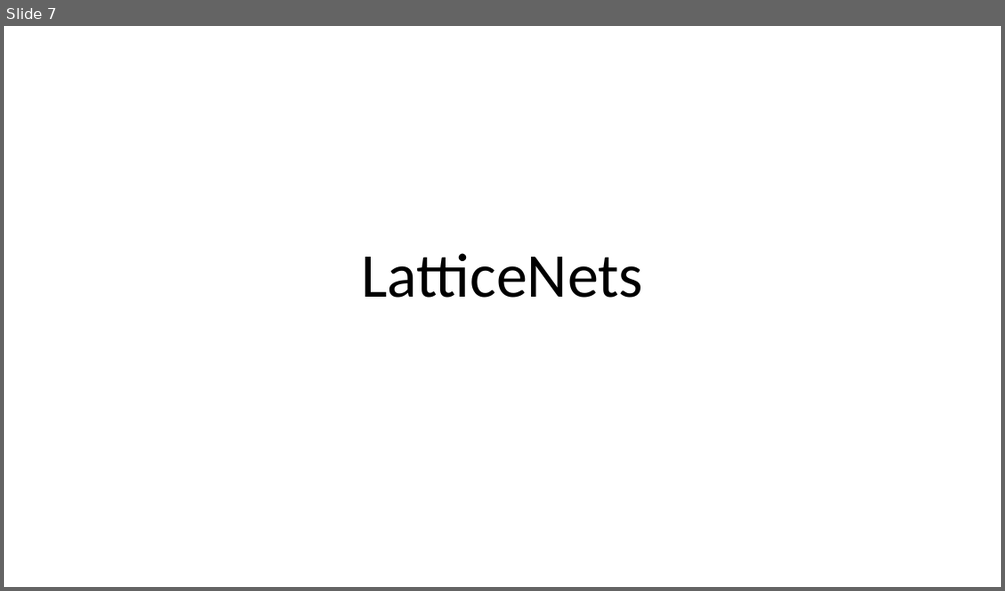
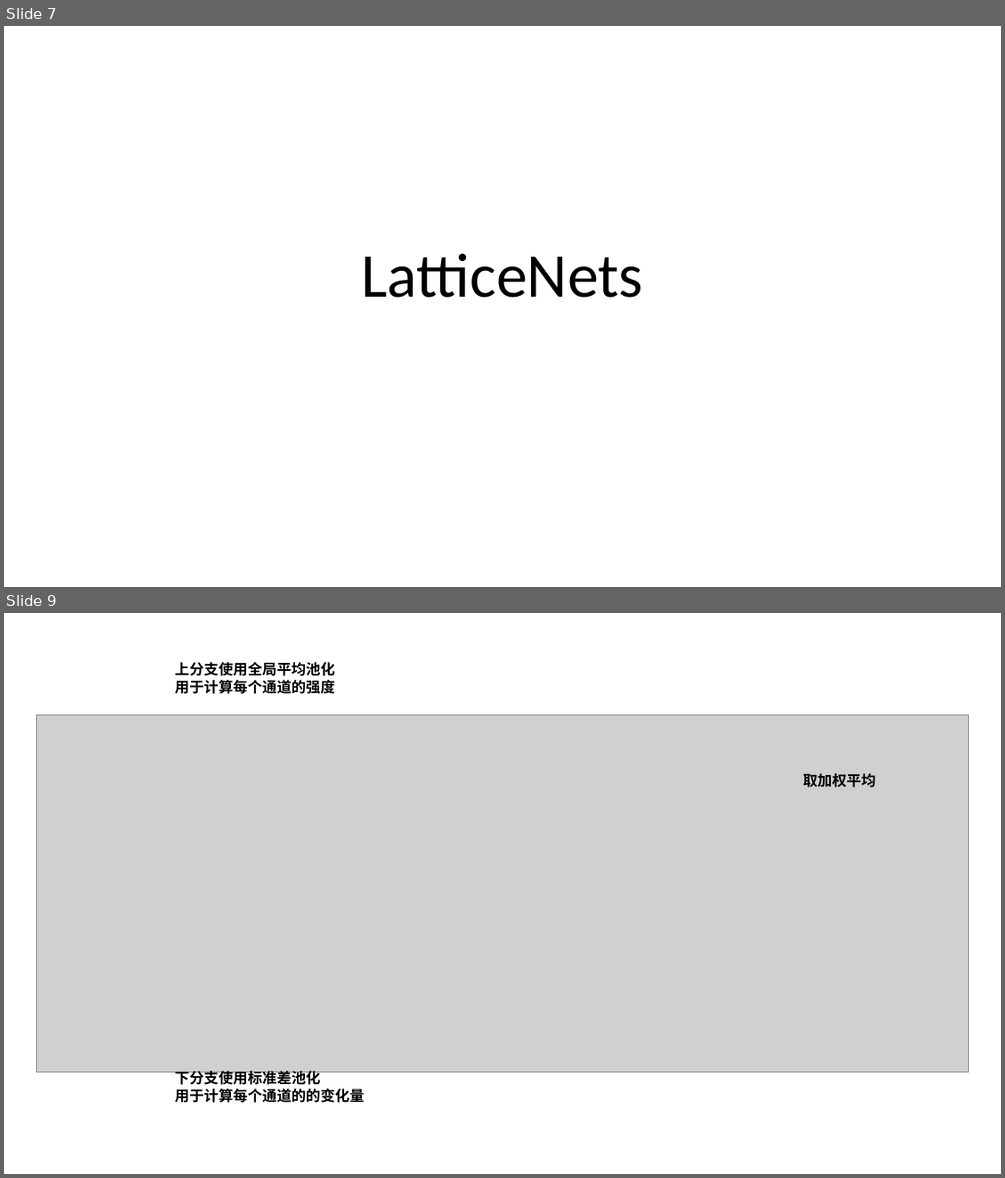
Before and after one commit to Elephant-King9/Paper, a slide deck: 论文插图.pptx. Shown one above the other, each under a label of ours: slide 7 before the commit, slides 7 and 9 after it; the slides between them are not shown. The pictures are 1005x591 and 1005x1178 pixels, drawn with LibreOffice and Linux fonts; fonts in the diff are those of the drawing; grey boxes stand for pictures. Boxes give left, top, right and bottom in pixels: in the first picture for what was removed or moved away, otherwise in the second. Text is boxed around its words. In the diff, an @@ line names an element or a change of style, - is before the commit and + after.

```diff
--- a/论文插图.pptx
+++ b/论文插图.pptx
@@ slide 9 added at (x1=4, y1=613, x2=1001, y2=1174), background #FFFFFF @@
@@ text added at (x1=175, y1=662, x2=335, y2=694), 14 pt, text #000000, bold @@
+上分支使用全局平均池化
+用于计算每个通道的强度
@@ picture added at (x1=37, y1=714, x2=969, y2=1072) @@
@@ text added at (x1=803, y1=773, x2=876, y2=787), 14 pt, text #000000, bold @@
+取加权平均
@@ text added at (x1=175, y1=1070, x2=364, y2=1103), 14 pt, text #000000, bold @@
+下分支使用标准差池化
+用于计算每个通道的的变化量
```
Also in this commit, not shown: 1 slide changed, 3 other slides added, 8 other files.
